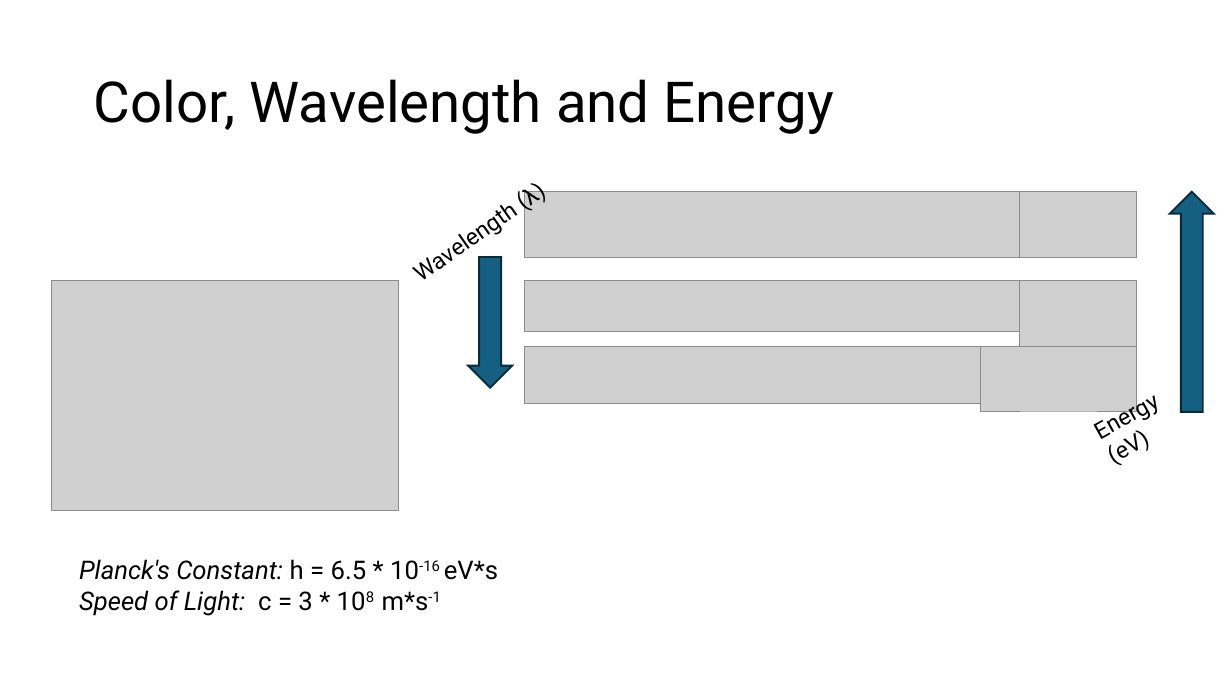
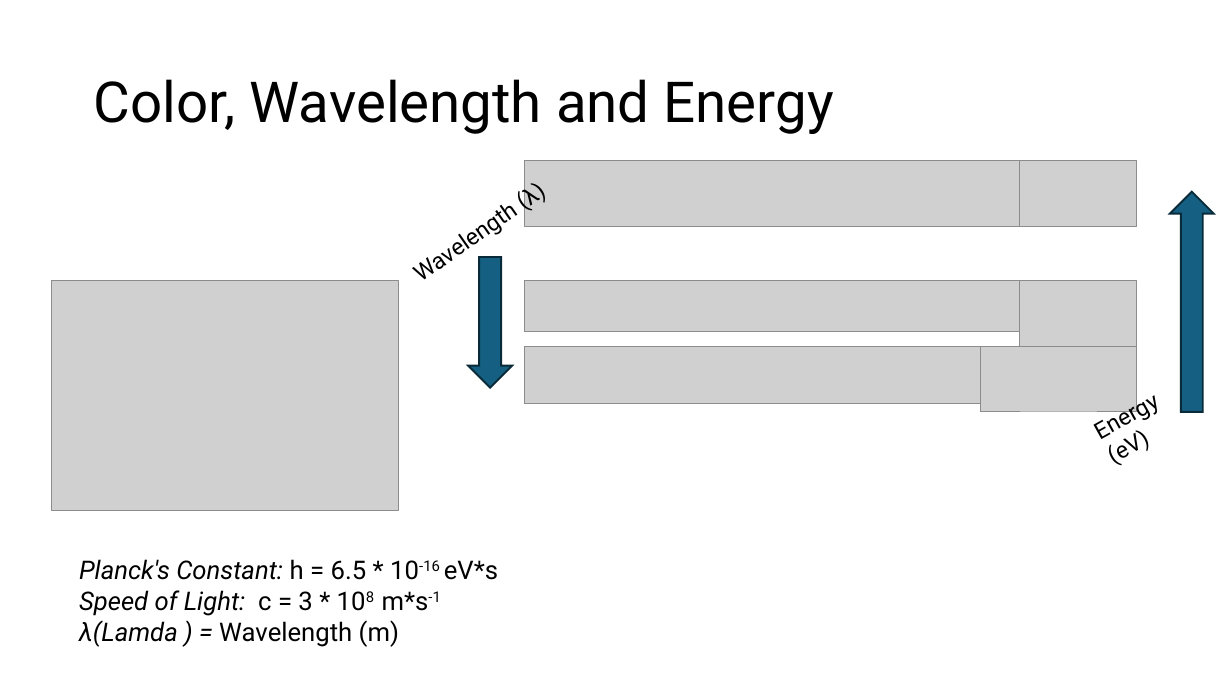
Before and after one commit to megan-r-brown/Exploring-the-role-of-Materials-Chemistry-Biology-and-Electronics-in-Smartphones, a slide deck: slide 6 of Waves and Color.pptx (slide 4 before the commit). Drawn at 1232x693 pixels with LibreOffice and Linux fonts; fonts in the diff are those of the drawing; grey boxes stand for pictures. Boxes give left, top, right and bottom in pixels: in the first picture for what was removed or moved away, otherwise in the second. Text is boxed around its words. In the diff, an @@ line names an element or a change of style, - is before the commit and + after.

```diff
--- a/Waves and Color.pptx
+++ b/Waves and Color.pptx
@@ picture: place and size @@
-picture at [525,191,1019,258]
+picture at [525,160,1019,226]
@@ picture: place and size @@
-picture at [1019,192,1137,258]
+picture at [1019,161,1137,226]
@@ text at [79,620,399,647]: paragraph added @@
+λ(Lamda ) = Wavelength (m)
```
Also in this commit, not shown: 2 other slides changed, 3 slides added.
